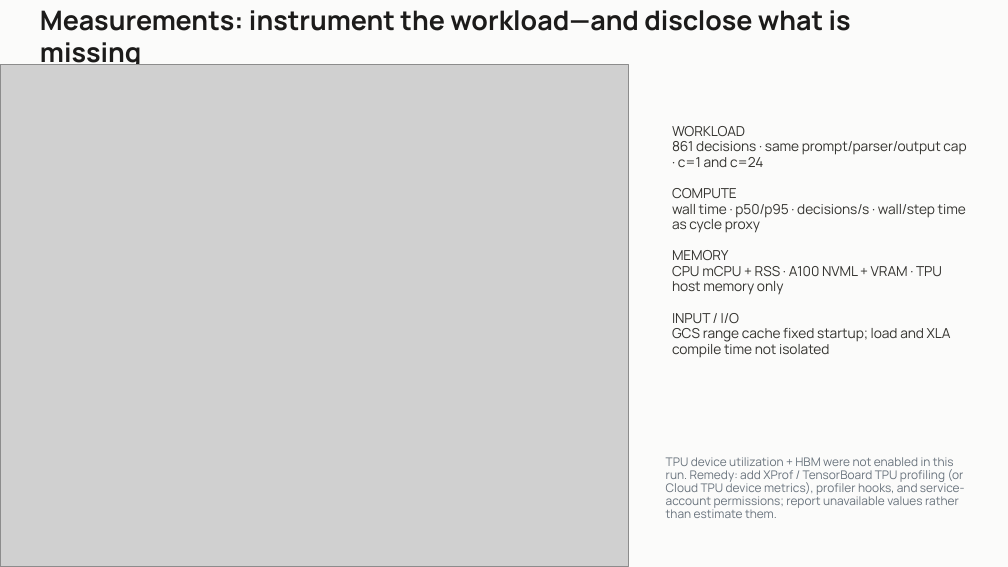
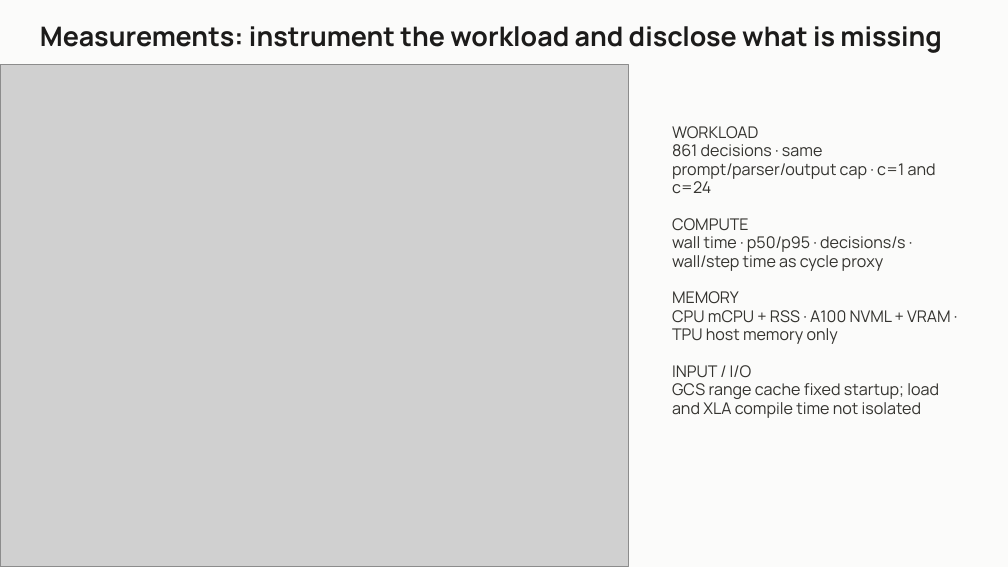
Before and after one commit to seanyepez/me344ricechem, a slide deck: slide 3 of slides/ME344_RiceChem_Option2_5_Slides.pptx. Drawn at 1008x567 pixels with LibreOffice and Linux fonts; fonts in the diff are those of the drawing; grey boxes stand for pictures. Boxes give left, top, right and bottom in pixels: in the first picture for what was removed or moved away, otherwise in the second. Text is boxed around its words. In the diff, an @@ line names an element or a change of style, - is before the commit and + after.

Commit message:
Slides in Sean's voice: teaching-ratio problem, takeaway conclusion, readable measurements

```diff
--- a/slides/ME344_RiceChem_Option2_5_Slides.pptx
+++ b/slides/ME344_RiceChem_Option2_5_Slides.pptx
@@ text at bbox=[40, 26, 942, 53]: text changed @@
-Measurements: instrument the workload—and disclose what is missing
+Measurements: instrument the workload and disclose what is missing
@@ text "WORKLOAD" at bbox=[672, 126, 951, 418]: size 9.8 to 11.5 pt @@
@@ text removed at bbox=[666, 457, 965, 518] @@
-TPU device utilization + HBM were not enabled in this run. Remedy: add XProf / TensorBoard TPU profiling (or Cloud TPU device metrics), profiler hooks, and service-account permissions; report unavailable values rather than estimate them.
```
Also in this commit, not shown: 2 other slides changed, 1 slide added, 1 slide removed, 1 other file.
